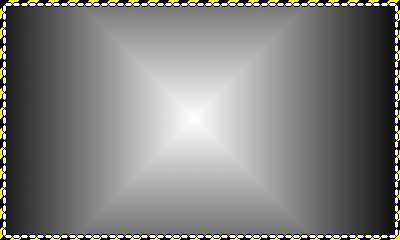
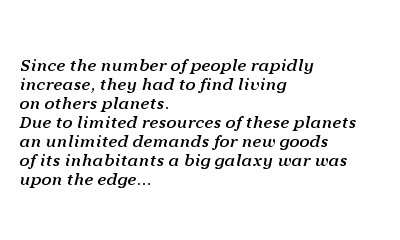
Comparing the layer stacks of the two 400×240 images. Changes:
showed "Since the number of people rap...", painted on it over <box>19,59,356,188</box>
hid "Vložená vrstva #2" over <box>0,0,400,240</box>
hid "Vložená vrstva #1" over <box>0,0,400,240</box>
